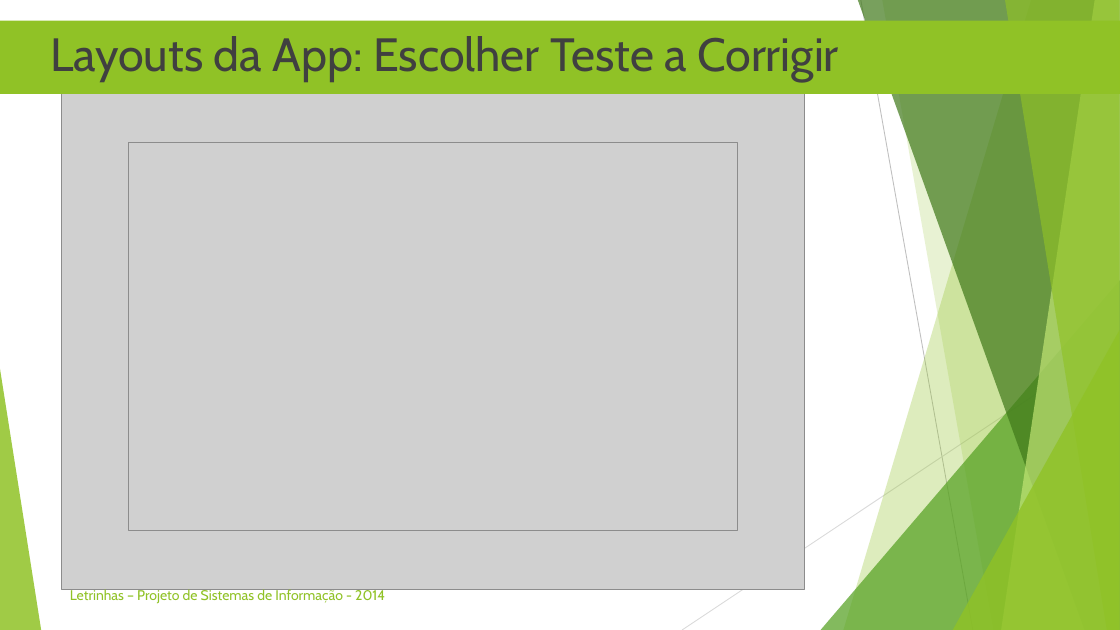
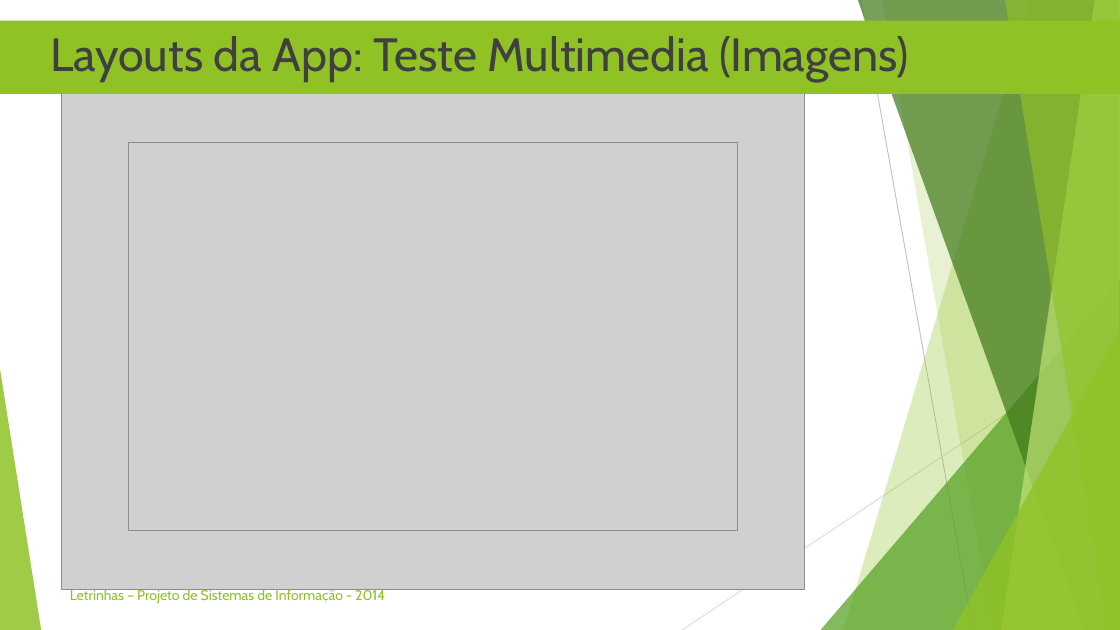
Before and after one commit to iptomar/letrinhas, a slide deck: slide 22 of ApresentacaoAula30-05.pptx. Drawn at 1120x630 pixels with LibreOffice and Linux fonts; fonts in the diff are those of the drawing; grey boxes stand for pictures. Boxes give left, top, right and bottom in pixels: in the first picture for what was removed or moved away, otherwise in the second. Text is boxed around its words. In the diff, an @@ line names an element or a change of style, - is before the commit and + after.

```diff
--- a/ApresentacaoAula30-05.pptx
+++ b/ApresentacaoAula30-05.pptx
@@ text in rectangle at box(50, 36, 909, 83): text changed @@
-▶ Layouts da App: Escolher Teste a Corrigir
+▶ Layouts da App: Teste Multimedia (Imagens)
```
Also in this commit, not shown: 6 other slides changed.
